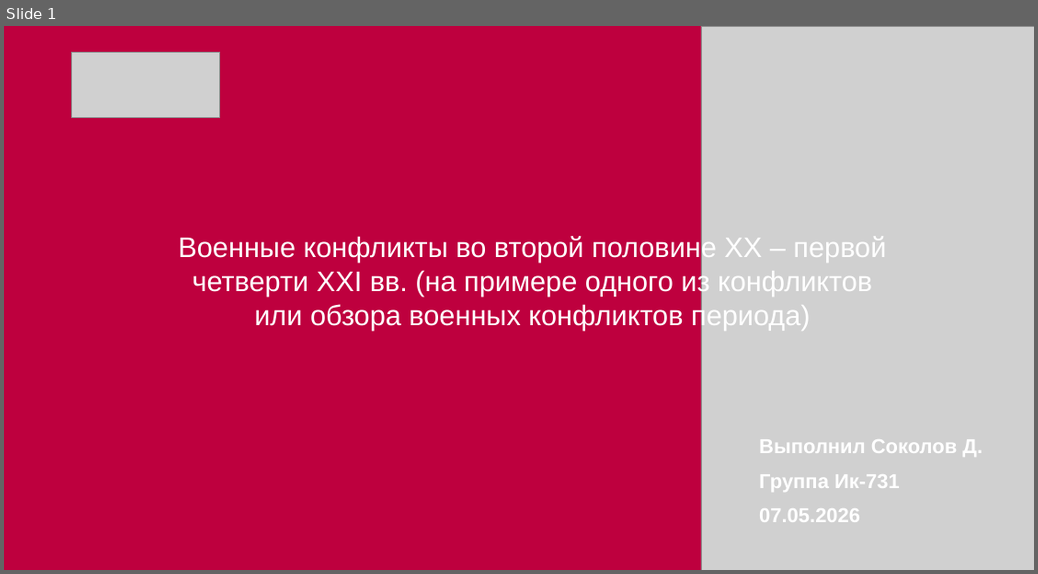
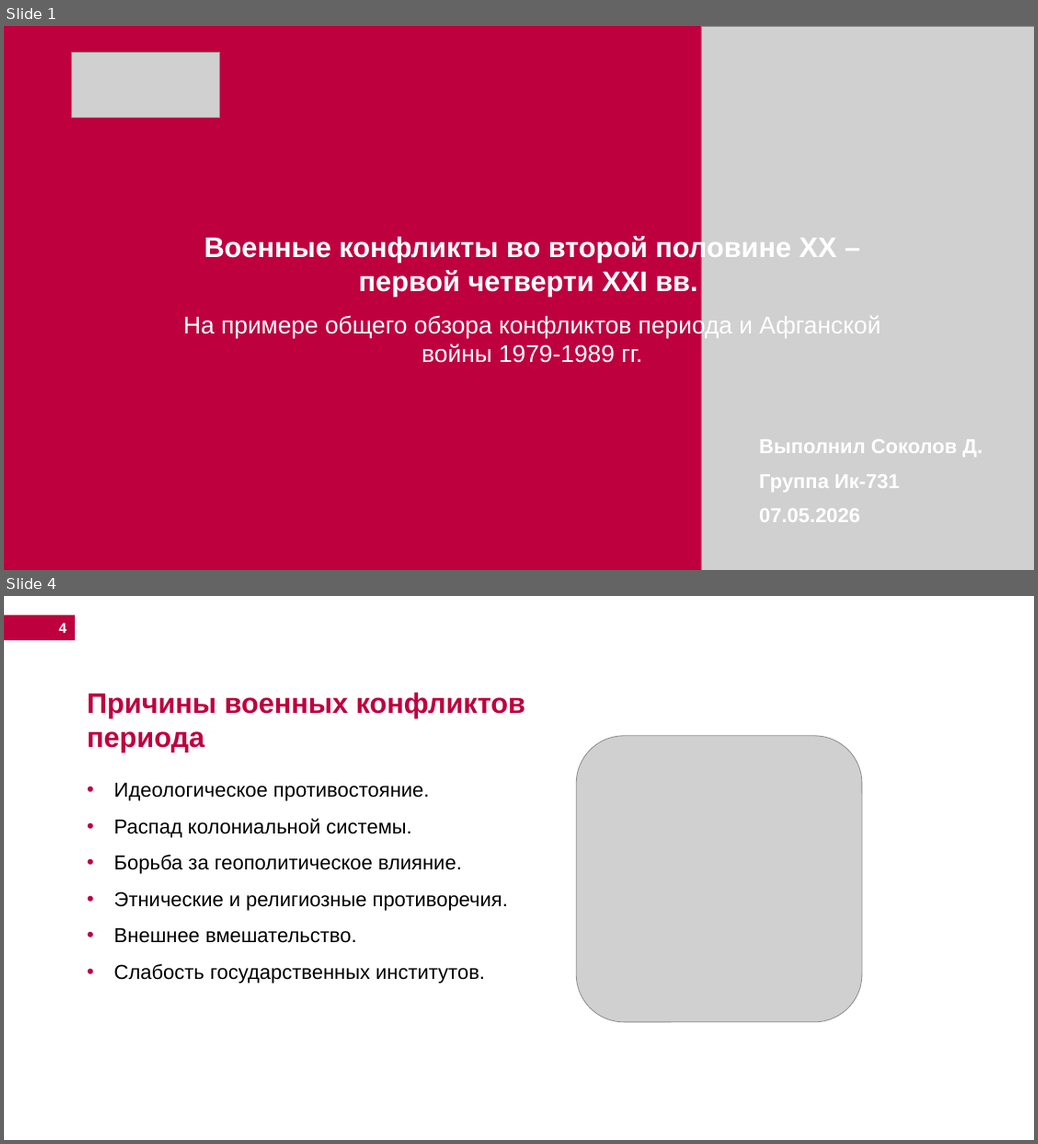
Before and after one commit to DmitriySokolov2023/study-summer-2026, a slide deck: 7 Основы национальной безопасности (Шехмаметьева Венера Алимовна)/Соколов Ик-731.pptx. Shown one above the other, each under a label of ours: slide 1 before the commit, slides 1 and 4 after it; the slides between them are not shown. The pictures are 1038x574 and 1038x1144 pixels, drawn with LibreOffice and Linux fonts; fonts in the diff are those of the drawing; grey boxes stand for pictures; background and template pictures are left out. Boxes give left, top, right and bottom in pixels: in the first picture for what was removed or moved away, otherwise in the second. Text is boxed around its words. In the diff, an @@ line names an element or a change of style, - is before the commit and + after.

```diff
--- a/7 Основы национальной безопасности (Шехмаметьева Венера Алимовна)/Соколов Ик-731.pptx
+++ b/7 Основы национальной безопасности (Шехмаметьева Венера Алимовна)/Соколов Ик-731.pptx
@@ slide 4 added at (4,596,1034,1140), background #FFFFFF @@
@@ rectangle added at (4,615,75,640), fill #BE003E @@
@@ page number added at (59,623,67,633), 14 pt, text #FFFFFF, bold @@
+4
@@ text added at (87,692,526,751), 28 pt, text #BE003E, bold @@
+Причины военных конфликтов периода
@@ picture added at (577,736,862,1022) @@
@@ text added at (114,783,508,983), 20 pt, text #000000 @@
+• Идеологическое противостояние.
+• Распад колониальной системы.
+• Борьба за геополитическое влияние.
+• Этнические и религиозные противоречия.
+• Внешнее вмешательство.
+• Слабость государственных институтов.
@@ slide 1 changed as well @@
@@ text at (183,235,881,363): text changed; size 28 to 24 pt @@
-Военные конфликты во второй половине XX – первой четверти XXI вв. (на примере одного из конфликтов или обзора военных конфликтов периода)
+Военные конфликты во второй половине XX – первой четверти XXI вв.
+На примере общего обзора конфликтов периода и Афганской войны 1979-1989 гг.
```
Also in this commit, not shown: 15 other slides added, 6 slides removed, 1 other file.
